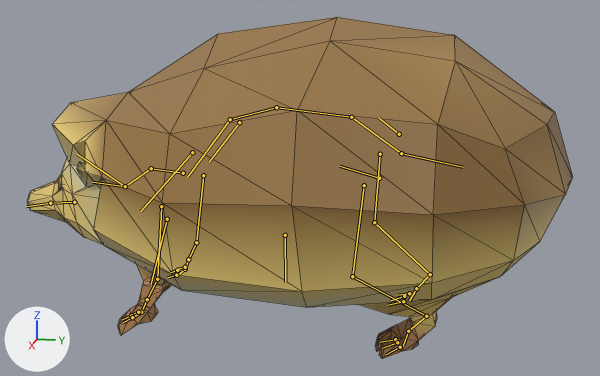
Renders of the glTF model public/assets/models/hedgehog.glb from each side of a commit.
Rendered twice from a 50 mm lens placed at (1.116, 0.232, 0.474), pointed at (-0.002, 0.009, 0.195). Lighting does not change. The marker at lower left points along +X, +Y and +Z. Both versions are drawn at the pose saved in each file; the numbers are the values there. The bones that bend it are drawn over the model as lines. Mesh edges are drawn as thin lines.

Names of what the first picture shows: 'Hedgehog'.
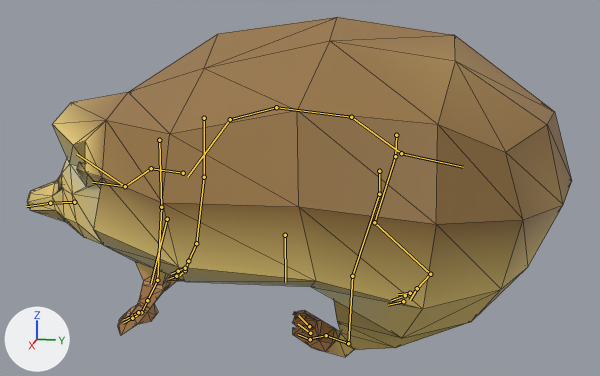
Boxes [x1, y1, x2, y2] around the edits, measured in the pictures (600 x 376 px):
'Hedgehog', posed
    before: [27, 17, 573, 359]
    after: [27, 17, 572, 357]
bone 'shin.L', root to tip
    before: (352, 276) to (426, 316)
    after: (352, 276) to (348, 343)

The edits, one by one:
Bone 'shin.L' (bone_shin_l) turns from (0, 0, 0) to (60, 18, 10) degrees about its own x, y and z.
